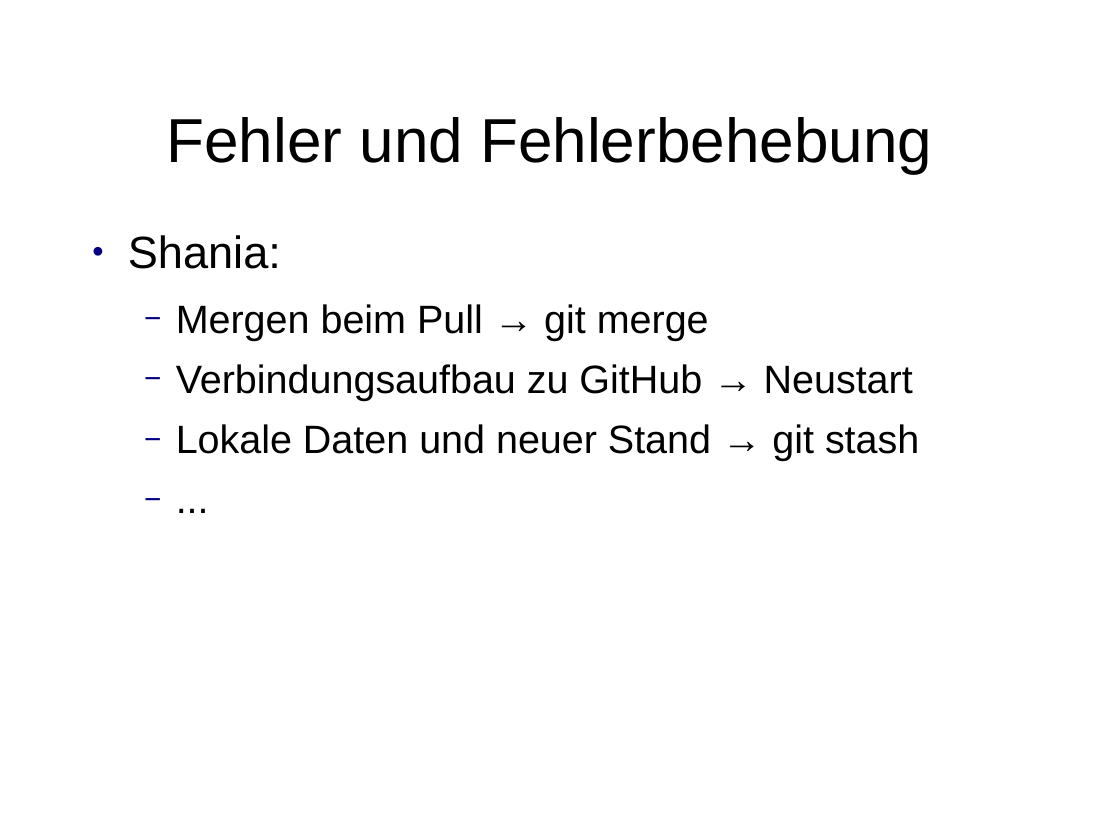
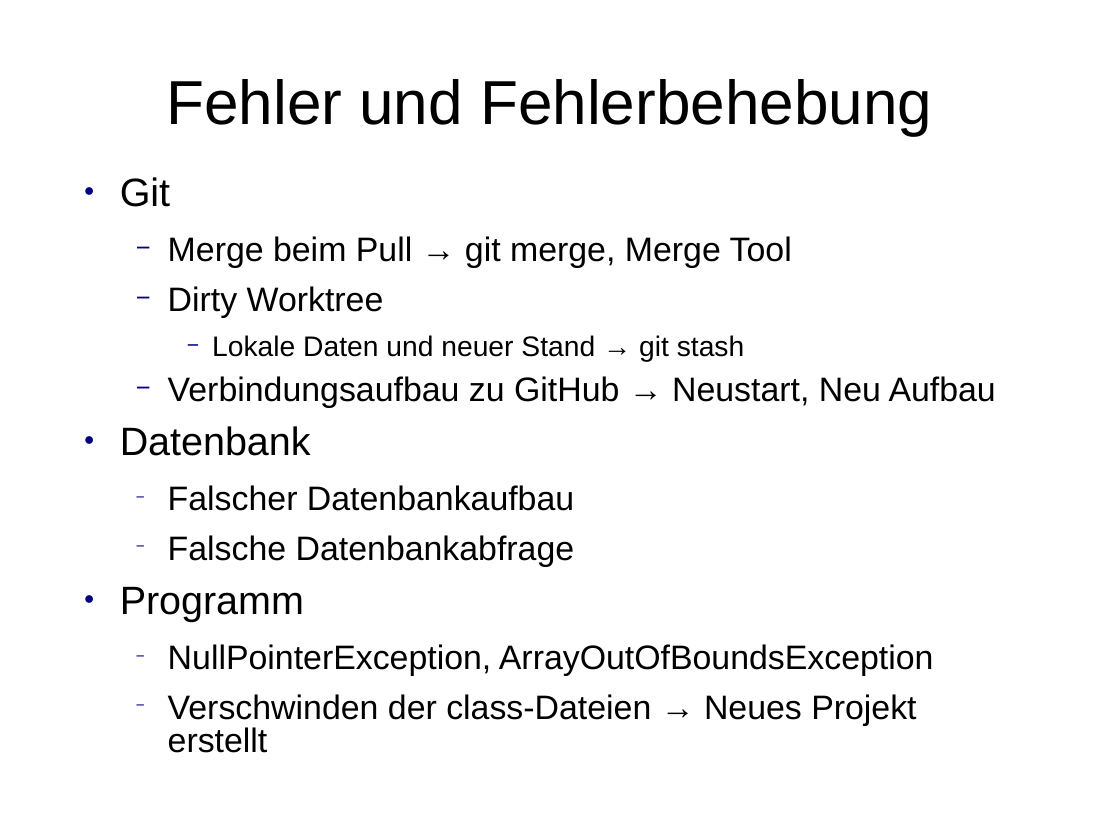
Before and after one commit to ShaniaAllhusen/Mittelstufenprojekt, a slide deck: slide 22 of Projekt-Präsentation.ppt. Drawn at 1120x840 pixels with LibreOffice and Linux fonts; fonts in the diff are those of the drawing. Boxes give left, top, right and bottom in pixels: in the first picture for what was removed or moved away, otherwise in the second. Text is boxed around its words. In the diff, an @@ line names an element or a change of style, - is before the commit and + after.

Commit message:
Aktualisierung Projekt-Präsentation

```diff
--- a/Projekt-Präsentation.ppt
+++ b/Projekt-Präsentation.ppt
@@ title "Fehler und Fehlerbehebung": place and size @@
-title "Fehler und Fehlerbehebung" at bbox=[167, 117, 932, 173]
+title "Fehler und Fehlerbehebung" at bbox=[166, 79, 932, 135]
@@ text "Git": place and size @@
-text "Git" at bbox=[128, 235, 919, 461]
+text "Git" at bbox=[120, 177, 996, 753]
@@ text at bbox=[120, 177, 792, 318]: text changed; size 28 to 24 pt @@
-● Shania:
-  − Mergen beim Pull → git merge
-  − Verbindungsaufbau zu GitHub → Neustart
+● Git
+  − Merge beim Pull → git merge, Merge Tool
+  − Dirty Worktree
@@ text at bbox=[212, 335, 745, 362]: size 28 to 20 pt in "Lokale Daten und neuer Stand → git ..."; list level 2 to 3 in "Lokale Daten und neuer Stand ..."; line spacing 0.93 to 0.83 @@
@@ text at bbox=[120, 376, 996, 753]: text changed; size 28 to 24 pt @@
-  − ...
+  − Verbindungsaufbau zu GitHub → Neustart, Neu Aufbau
+● Datenbank
+  − Falscher Datenbankaufbau
+  − Falsche Datenbankabfrage
+● Programm
+  − NullPointerException, ArrayOutOfBoundsException
+  − Verschwinden der class-Dateien → Neues Projekt erstellt
```
Also in this commit, not shown: 3 other slides changed.
